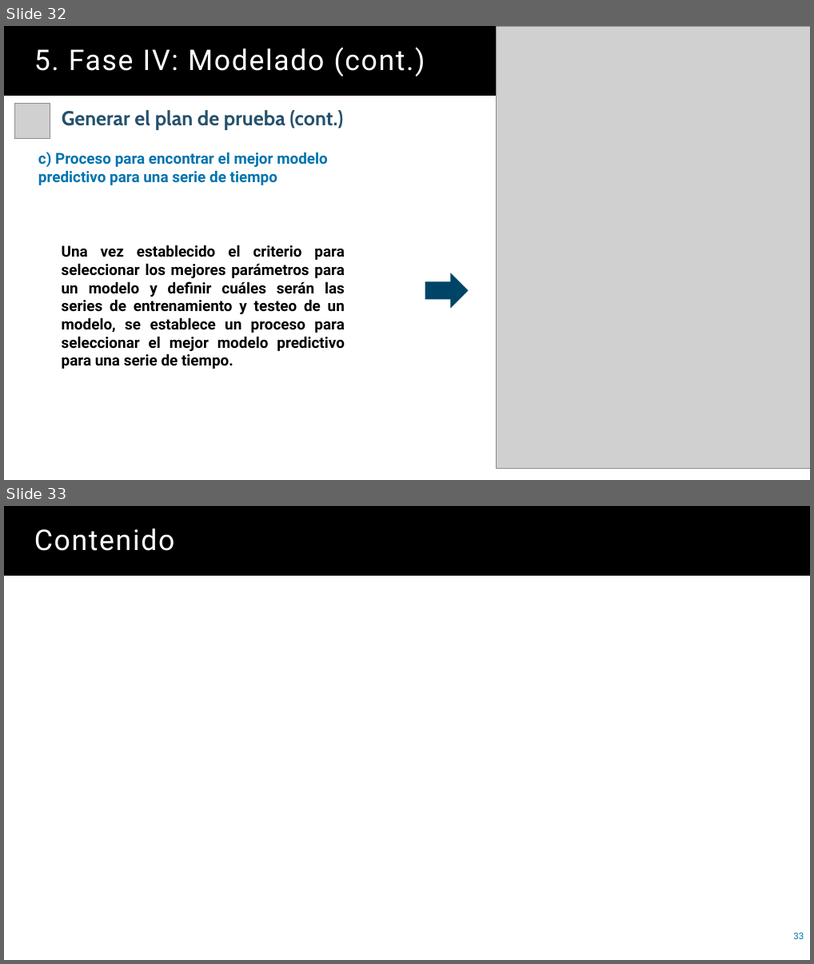
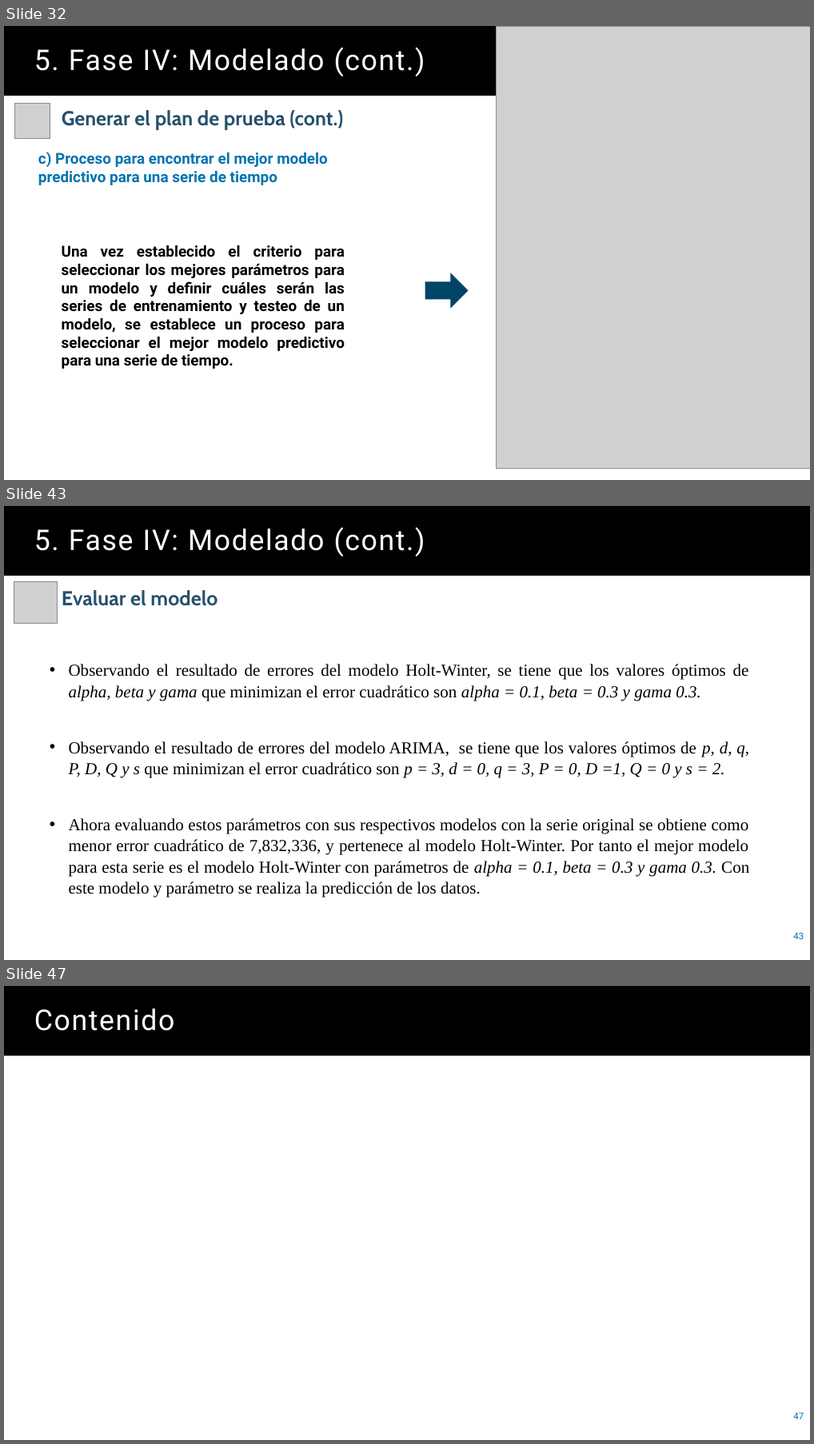
Before and after one commit to juanbo-prueba/leergit, a slide deck: Presentacion.pptx. Shown one above the other, each under a label of ours: slides 32 and 33 before the commit, slides 32, 43 and 47 after it; the slides between them are not shown. The pictures are 814x964 and 814x1444 pixels, drawn with LibreOffice and Linux fonts; fonts in the diff are those of the drawing; grey boxes stand for pictures. Boxes give left, top, right and bottom in pixels: in the first picture for what was removed or moved away, otherwise in the second. Text is boxed around its words. In the diff, an @@ line names an element or a change of style, - is before the commit and + after.

Commit message:
presentacion 3

```diff
--- a/Presentacion.pptx
+++ b/Presentacion.pptx
@@ slide 43 added at [4,506,810,960], background #FFFFFF @@
@@ title added at [4,506,810,576], fill #000000, 34 pt, text #FFFFFF @@
+5. Fase IV: Modelado (cont.)
@@ picture added at [14,582,58,624] @@
@@ text added at [62,590,218,606], 24 pt, text #25516C, bold @@
+Evaluar el modelo
@@ text added at [69,664,750,897], 20 pt, text #000000 @@
+• Observando el resultado de errores del modelo Holt-Winter, se tiene que los valores óptimos de alpha, beta y gama que minimizan el error cuadrático son alpha = 0.1, beta = 0.3 y gama 0.3.
+• Observando el resultado de errores del modelo ARIMA, se tiene que los valores óptimos de p, d, q, P, D, Q y s que minimizan el error cuadrático son p = 3, d = 0, q = 3, P = 0, D =1, Q = 0 y s = 2.
+• Ahora evaluando estos parámetros con sus respectivos modelos con la serie original se obtiene como menor error cuadrático de 7,832,336, y pertenece al modelo Holt-Winter. Por tanto el mejor modelo para esta serie es el modelo Holt-Winter con parámetros de alpha = 0.1, beta = 0.3 y gama 0.3. Con este modelo y parámetro se realiza la predicción de los datos.
@@ page number added at [794,932,804,939], 11 pt, text #0074AF @@
+43
@@ what was slide 33 is now slide 47 @@
@@ page number at [794,1412,804,1419]: text changed @@
-33
+47
```
Also in this commit, not shown: 13 other slides added.
